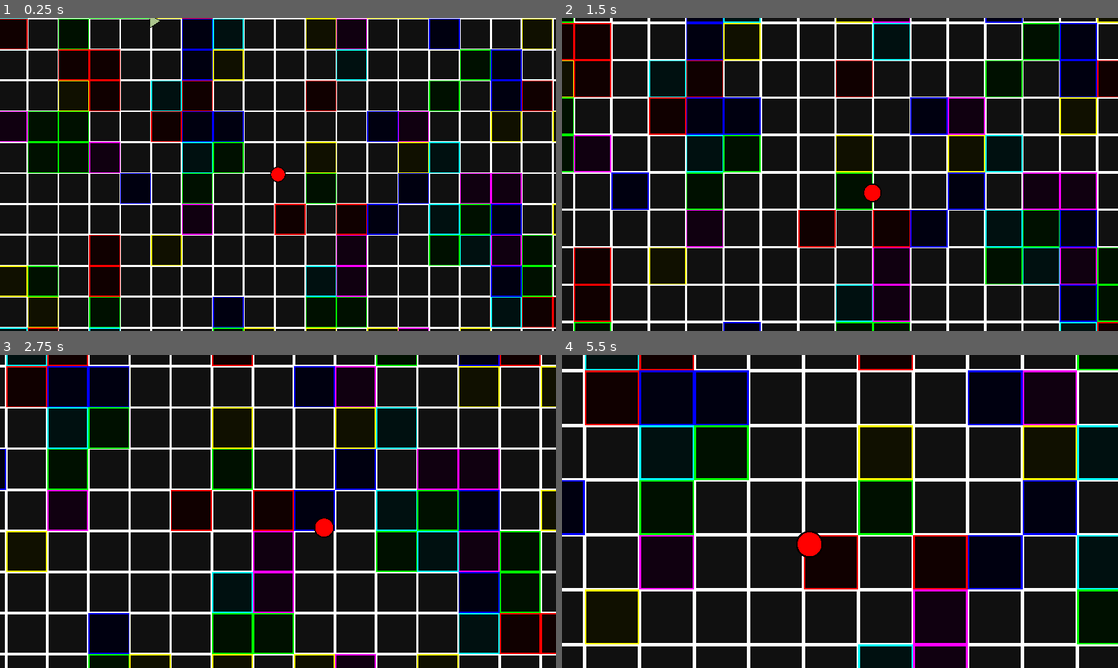
Above: before the commit, frames 1-4 (two rows, left to right).
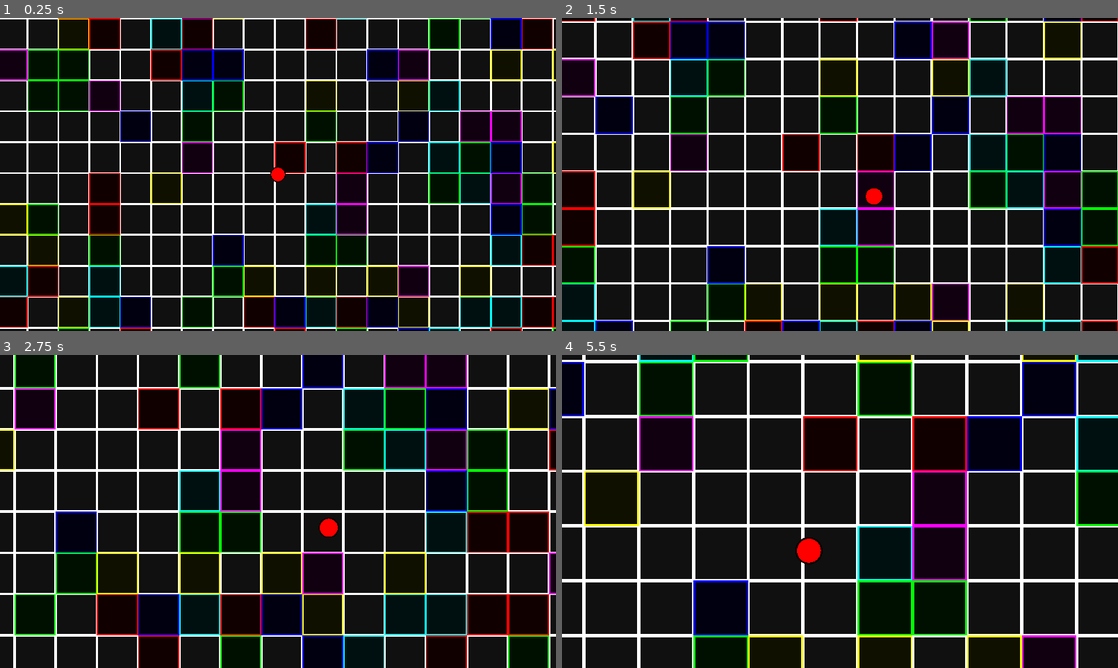
Above: after the commit, the same moments.

Repository: neclor/form-survivors-godot
Game: Godot game, scene res://game/arena/arena.tscn
Same seed, same stepped clock (60 frames per second), same inputs: the game is played once before the commit and once after it.
Inputs (mouse positions are in pixels of both pictures, inside the frame that each line leads up to):
- Up to frame 1 (0.25 s): no input
- Up to frame 2 (1.5 s): move the mouse to (962, 158) at 0.52 s; hold D (move_right) 0.53-1.28 s; hold Mouse wheel up (zoom_in) 0.53-1.28 s; move the mouse to (728, 190) at 1.27 s; hold S (move_down) from 1.28 s (still down); tap Mouse wheel down (zoom_out) at 1.35 s
- Up to frame 3 (2.75 s): move the mouse to (333, 442) at 2.02 s; release S (move_down) at 2.03 s; hold D (move_right) from 2.03 s (still down); hold Mouse wheel up (zoom_in) from 2.03 s (still down)
- Up to frame 4 (5.5 s): move the mouse to (812, 574) at 2.77 s; release D (move_right) at 2.78 s; release Mouse wheel up (zoom_in) at 2.78 s; hold W (move_up) 2.78-3.53 s; tap Mouse wheel down (zoom_out) at 2.85, 4.35 s; move the mouse to (1006, 558) at 3.52 s; hold Mouse wheel up (zoom_in) 3.53-4.28 s; hold A (move_left) 3.53-5.03 s; move the mouse to (673, 464) at 4.27 s; move the mouse to (867, 511) at 5.02 s; hold S (move_down) from 5.03 s (still down); hold Mouse wheel up (zoom_in) from 5.03 s (still down)

The runs differ from the first frame. In frame 1, 8.0% of the frame differs, in the area x 0-100%, y 0-100%; in frame 2, 20%; in frame 3, 24%; in frame 4, 18%.
Error before the commit: Attempt to call function 'set_values' in base 'null instance' on a null instance. (res://game/entities/enemy/enemy.gd:29)

Commit message:
fix enemy spawn

Diff:
--- a/game/arena/arena.gd
+++ b/game/arena/arena.gd
@@ -3,10 +3,14 @@
 
 @onready var paralax_tile_map = $ParallaxBackground/ParallaxLayer/ParalaxTileMap
 @onready var arena_tile_map = $ArenaTileMap
+
+
+@onready var player = $Player
 const ENEMY = preload("res://game/entities/enemy/enemy.tscn")
 
+
 const ARENA_RADIUS = 17
-
+const CELL_SIZE = 32
 
 func _ready():
 	create_arena()
@@ -30,10 +34,10 @@
 
 
 func _on_enemy_spawner_timer_timeout():
-	var a = randi_range(4, 8)
-	print(a)
+	create_enemy()
 
-	var new_enemy = Enemy.new(a)
-	#ENEMY.instantiate(4)
+
+func create_enemy():
+	var new_enemy = ENEMY.instantiate()
+	new_enemy.init(4)
 	add_child(new_enemy)
-	pass
--- a/game/arena/arena.tscn
+++ b/game/arena/arena.tscn
@@ -1,11 +1,9 @@
-[gd_scene load_steps=7 format=3 uid="uid://buanp3d4h35yy"]
+[gd_scene load_steps=5 format=3 uid="uid://buanp3d4h35yy"]
 
 [ext_resource type="Script" path="res://game/arena/arena.gd" id="1_80kmj"]
-[ext_resource type="PackedScene" uid="uid://dv4wf1ij5ltho" path="res://game/arena/enemy_spawner.tscn" id="2_1cnye"]
 [ext_resource type="TileSet" uid="uid://c8binh38weqh7" path="res://resources/background_tile_set.tres" id="2_uvfe5"]
 [ext_resource type="PackedScene" uid="uid://bsr8ch0x408mx" path="res://game/entities/player/player.tscn" id="4_68i84"]
 [ext_resource type="TileSet" uid="uid://cl6t864yny6dq" path="res://resources/arena_tile_set.res" id="4_volk0"]
-[ext_resource type="PackedScene" uid="uid://blatymkqenhre" path="res://game/entities/enemy/enemy.tscn" id="6_vpomw"]
 
 [node name="Arena" type="Node2D"]
 script = ExtResource("1_80kmj")
@@ -29,11 +27,7 @@
 tile_set = ExtResource("4_volk0")
 format = 2
 
-[node name="EnemySpawner" parent="." instance=ExtResource("2_1cnye")]
-
 [node name="Player" parent="." instance=ExtResource("4_68i84")]
 position = Vector2(263, 323)
 
-[node name="Enemy" parent="." instance=ExtResource("6_vpomw")]
-
 [connection signal="timeout" from="EnemySpawnerTimer" to="." method="_on_enemy_spawner_timer_timeout"]
--- a/game/arena/enemy_spawner.gd
+++ /dev/null
@@ -1 +0,0 @@
-extends Node2D
--- a/game/arena/enemy_spawner.tscn
+++ /dev/null
@@ -1,6 +0,0 @@
-[gd_scene load_steps=2 format=3 uid="uid://dv4wf1ij5ltho"]
-
-[ext_resource type="Script" path="res://game/arena/enemy_spawner.gd" id="1_hqd8h"]
-
-[node name="EnemySpawner" type="Node2D"]
-script = ExtResource("1_hqd8h")
--- a/game/entities/enemy/enemy.gd
+++ b/game/entities/enemy/enemy.gd
@@ -16,7 +16,7 @@
 var normalized_polygon : PackedVector2Array
 
 
-func _init(new_angles_number : int = MIN_ANGLES_NUMBER):
+func init(new_angles_number : int = MIN_ANGLES_NUMBER):
 	if new_angles_number < MIN_ANGLES_NUMBER:
 		new_angles_number = MIN_ANGLES_NUMBER
 	angles_number = new_angles_number
--- a/game/entities/player/player.gd
+++ b/game/entities/player/player.gd
@@ -6,7 +6,7 @@
 @onready var circle_component = $CircleComponent
 
 
-const DEFAULT_SPEED = 160
+const DEFAULT_SPEED = 200
 const DEFAULT_ATTACK_POWER = 1
 const DEFAULT_HP = 100
 const HP_COLOR = Color.RED
